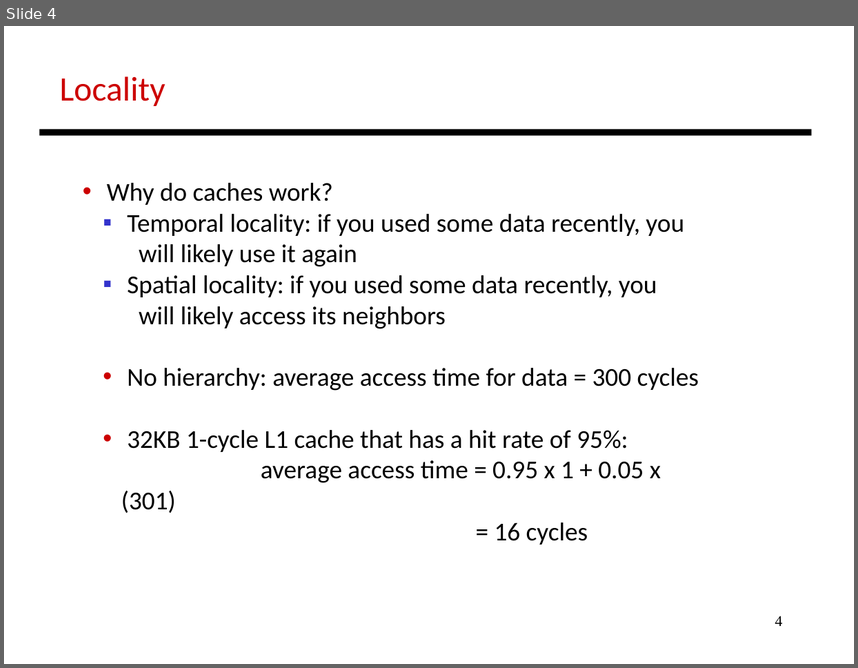
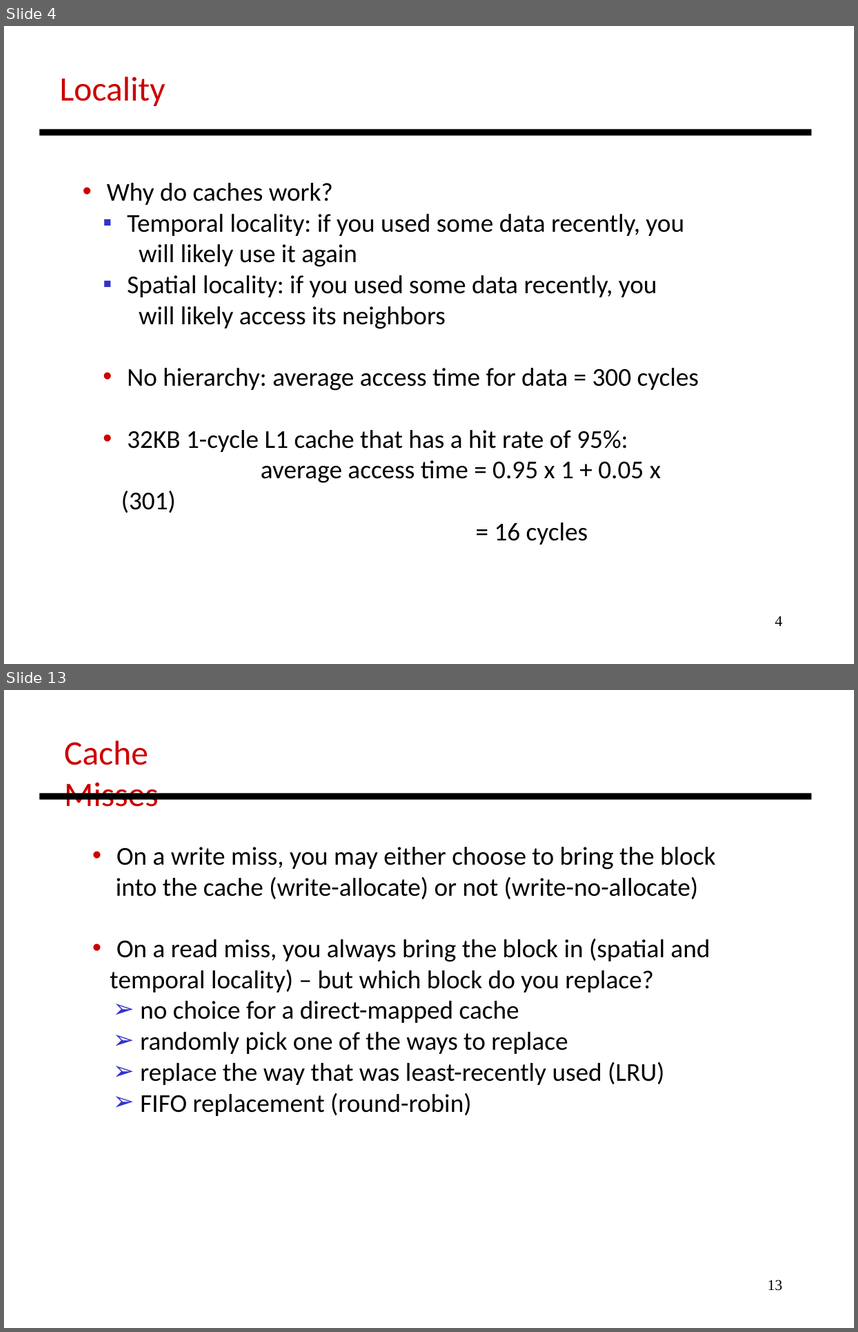
Before and after one commit to antonburtsev/cs3810, a slide deck: lectures/lecture15-caches/lecture15-caches.odp. Shown one above the other, each under a label of ours: slide 4 before the commit, slides 4 and 13 after it; the slides between them are not shown. The pictures are 858x668 and 858x1332 pixels, drawn with LibreOffice and Linux fonts; fonts in the diff are those of the drawing. Boxes give left, top, right and bottom in pixels: in the first picture for what was removed or moved away, otherwise in the second. Text is boxed around its words. In the diff, an @@ line names an element or a change of style, - is before the commit and + after.

```diff
--- a/lectures/lecture15-caches/lecture15-caches.odp
+++ b/lectures/lecture15-caches/lecture15-caches.odp
@@ slide 13 added at (4,690,854,1328), background #FFFFFF @@
@@ text added at (64,740,159,807), 32 pt, text #CC0000 @@
+Cache Misses
@@ line added from (39, 796) to (812, 796), #000000 6.01 pt @@
@@ text added at (110,847,715,1116), 24 pt, text #000000 @@
+• On a write miss, you may either choose to bring the block
+into the cache (write-allocate) or not (write-no-allocate)
+• On a read miss, you always bring the block in (spatial and
+temporal locality) – but which block do you replace?
+  ➢ no choice for a direct-mapped cache
+  ➢ randomly pick one of the ways to replace
+  ➢ replace the way that was least-recently used (LRU)
+  ➢ FIFO replacement (round-robin)
@@ page number added at (768,1279,783,1290), 14 pt, text #000000 @@
+13
```
Also in this commit, not shown: 12 other slides added, 2 other files.
